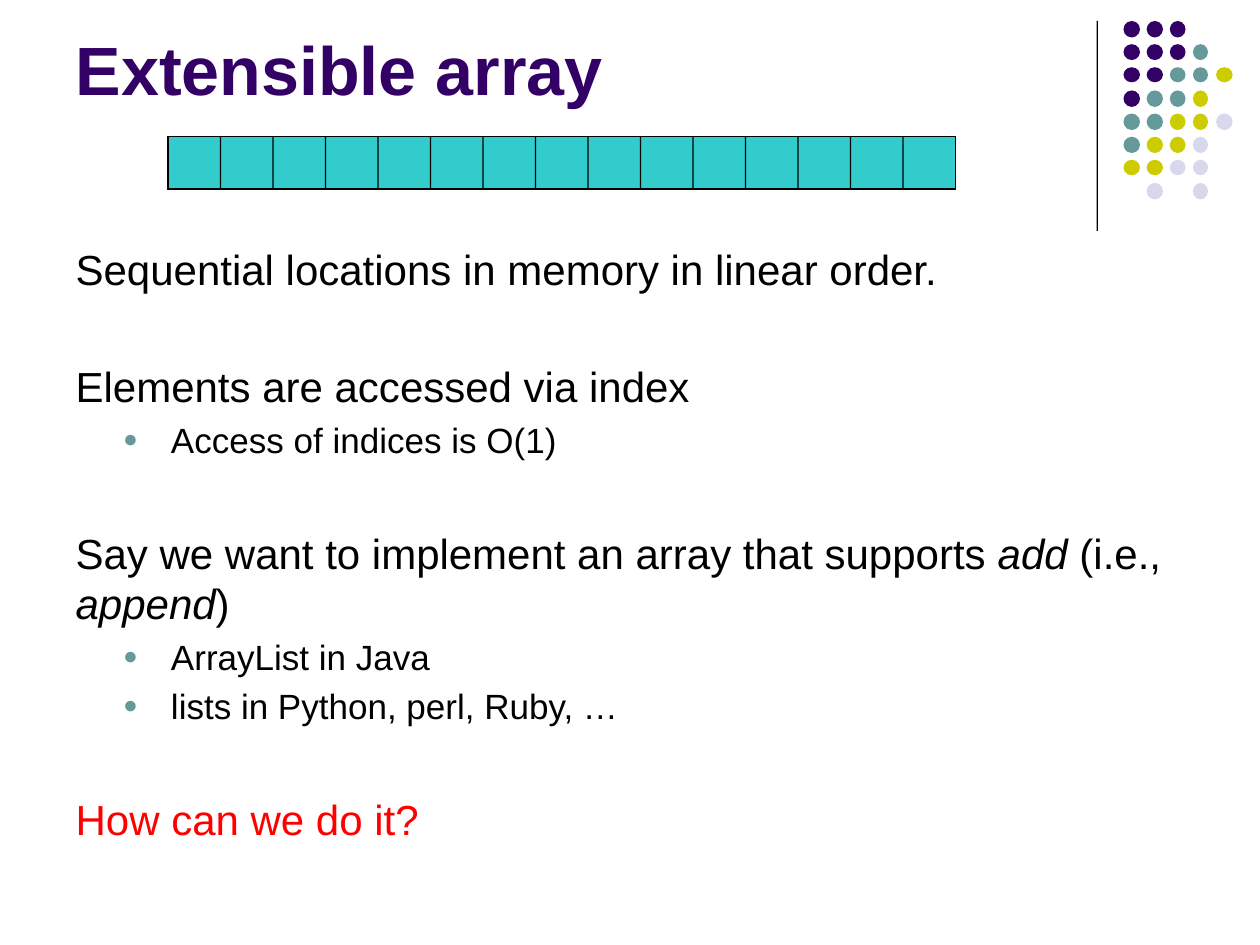
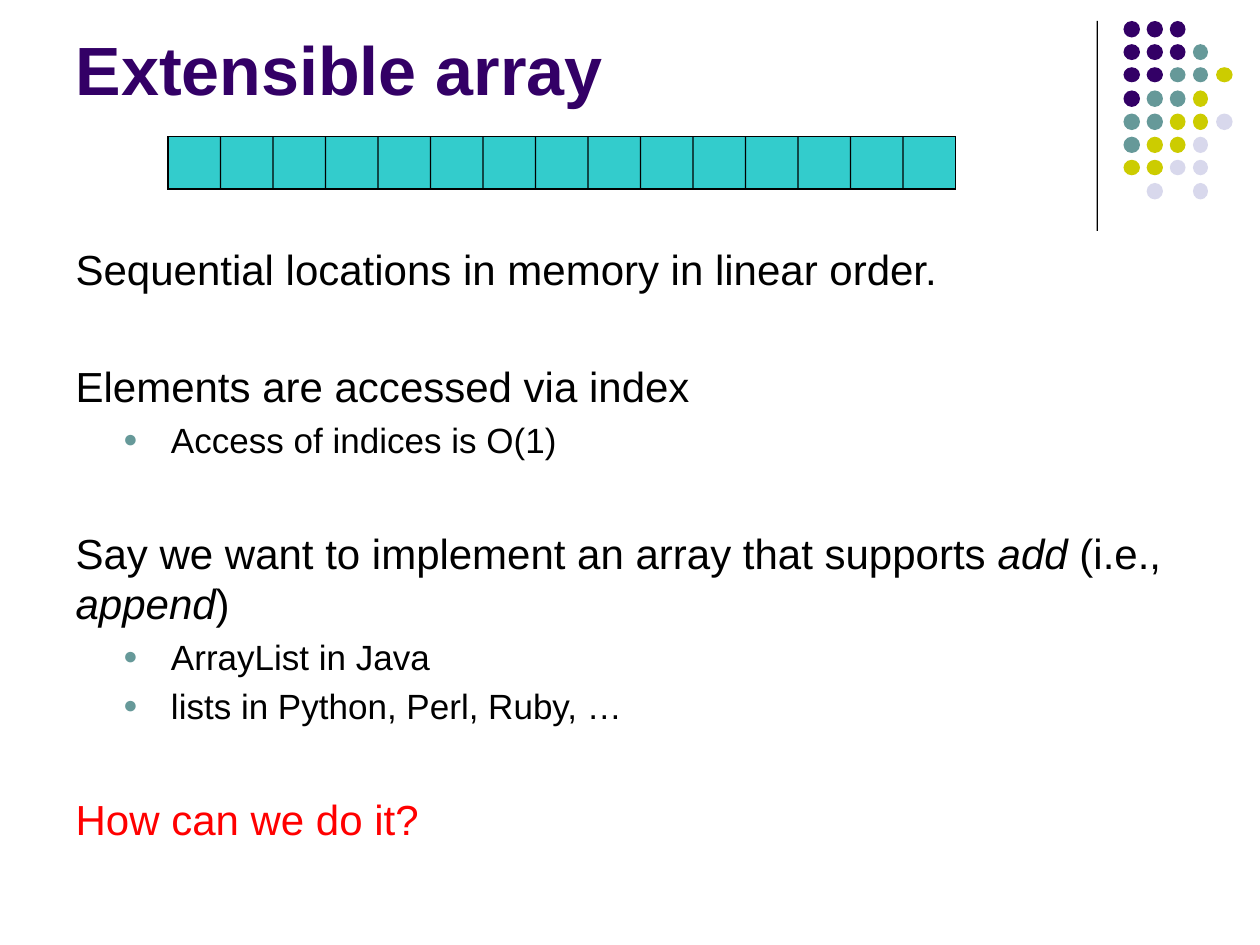
Before and after one commit to Collins-kariuk/Algorithms, a slide deck: slide 3 of Lectures/Lecture 08_Amortized Analysis.pptx. Drawn at 1260x945 pixels with LibreOffice and Linux fonts; fonts in the diff are those of the drawing. Boxes give left, top, right and bottom in pixels: in the first picture for what was removed or moved away, otherwise in the second. Text is boxed around its words. In the diff, an @@ line names an element or a change of style, - is before the commit and + after.

```diff
--- a/Lectures/Lecture 08_Amortized Analysis.pptx
+++ b/Lectures/Lecture 08_Amortized Analysis.pptx
@@ text at (x1=171, y1=693, x2=577, y2=725): text changed @@
-  ● lists in Python, perl, Ruby, …
+  ● lists in Python, Perl, Ruby, …
```
Also in this commit, not shown: 2 other slides changed.
